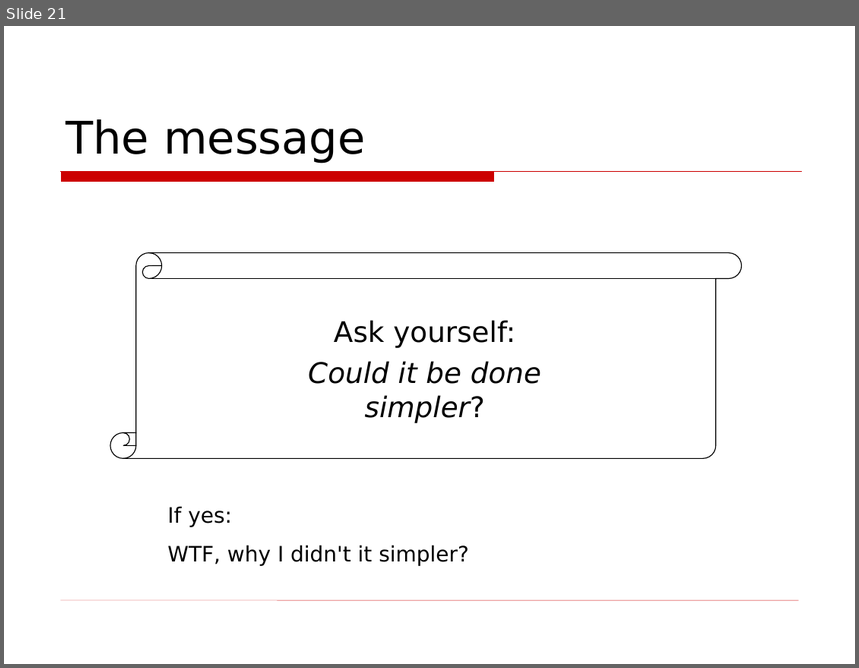
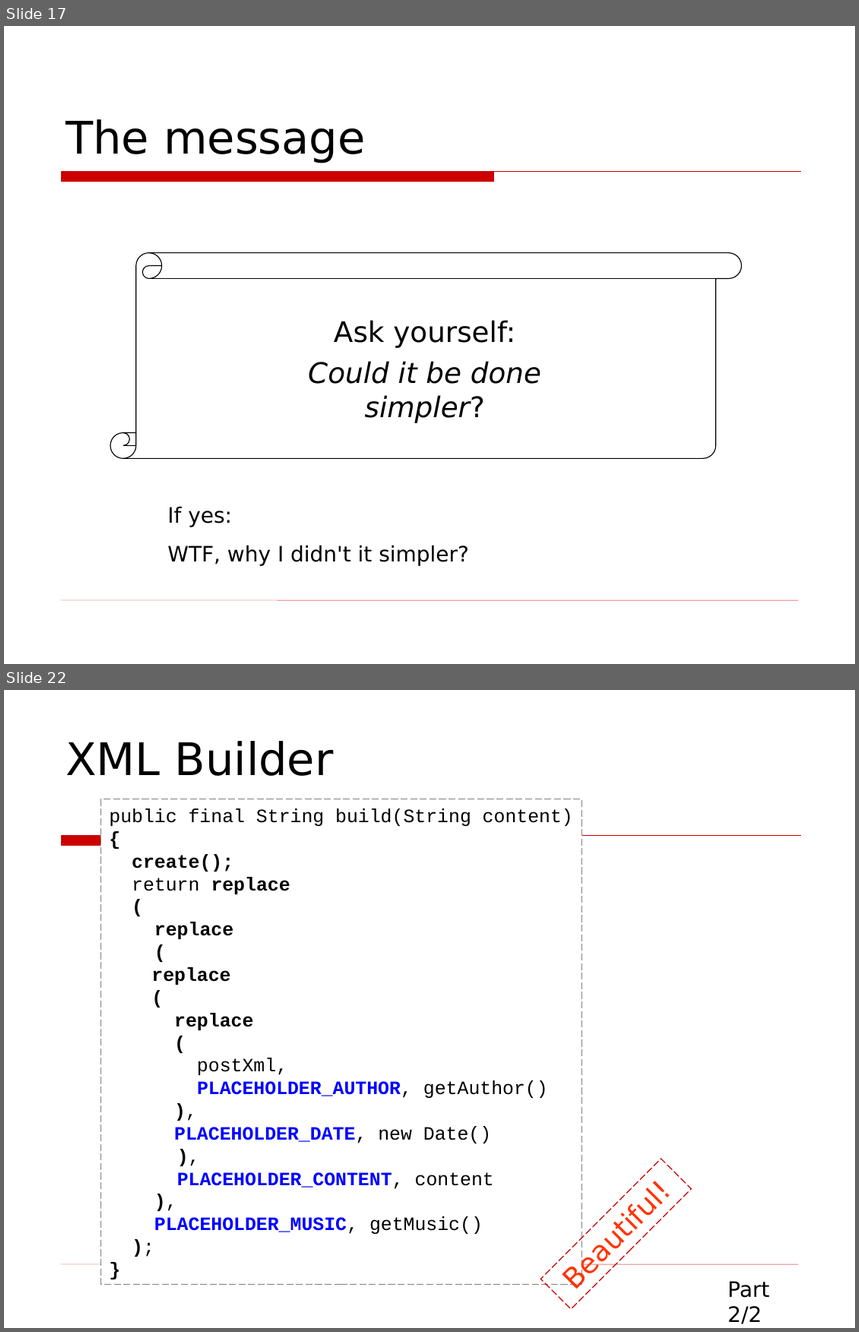
Before and after one commit to asolntsev/presentations, a slide deck: wtf-code/WTF_code.topconf.en.ppt. Shown one above the other, each under a label of ours: slide 21 before the commit, slides 17 and 22 after it; the slides between them are not shown. The pictures are 859x668 and 859x1332 pixels, drawn with LibreOffice and Linux fonts; fonts in the diff are those of the drawing; background and template pictures are left out. Boxes give left, top, right and bottom in pixels: in the first picture for what was removed or moved away, otherwise in the second. Text is boxed around its words. In the diff, an @@ line names an element or a change of style, - is before the commit and + after.

```diff
--- a/wtf-code/WTF_code.topconf.en.ppt
+++ b/wtf-code/WTF_code.topconf.en.ppt
@@ slide 22 added at bbox=[4, 690, 855, 1328], background picture (left out); not listed: 2 template elements that a slide beside it also shows @@
@@ title added at bbox=[66, 741, 334, 776], 38 pt, text #000000 @@
+XML Builder
@@ rectangle added at bbox=[101, 799, 582, 1284], fill #FFFFFF, outline #808080 0.74 pt dashed, 16 pt, text #000000, bold @@
+public final String build(String content)
+{
+create();
+return replace
+(
+replace
+(
+replace
+(
+replace
+(
+postXml,
+PLACEHOLDER_AUTHOR, getAuthor()
+),
+PLACEHOLDER_DATE, new Date()
+),
+PLACEHOLDER_CONTENT, content
+),
+PLACEHOLDER_MUSIC, getMusic()
+);
+}
@@ rectangle added at bbox=[541, 1159, 691, 1309], outline #CC0000 0.74 pt dashed, 24 pt, text #FF3300 @@
+Beautiful!
@@ text added at bbox=[728, 1281, 769, 1325], 18 pt, text #000000 @@
+Part 2/2
@@ what was slide 21 is now slide 17 @@
```
Also in this commit, not shown: 10 slides changed, 9 other slides added, 12 slides removed.
